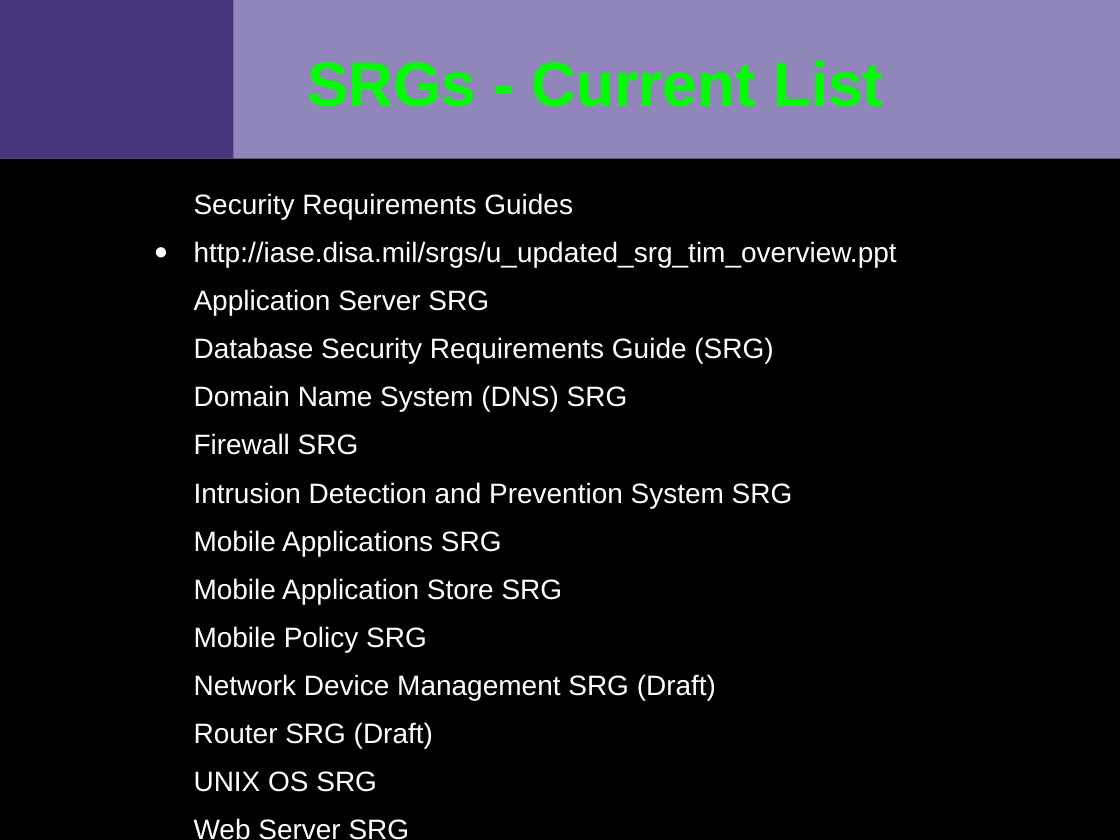
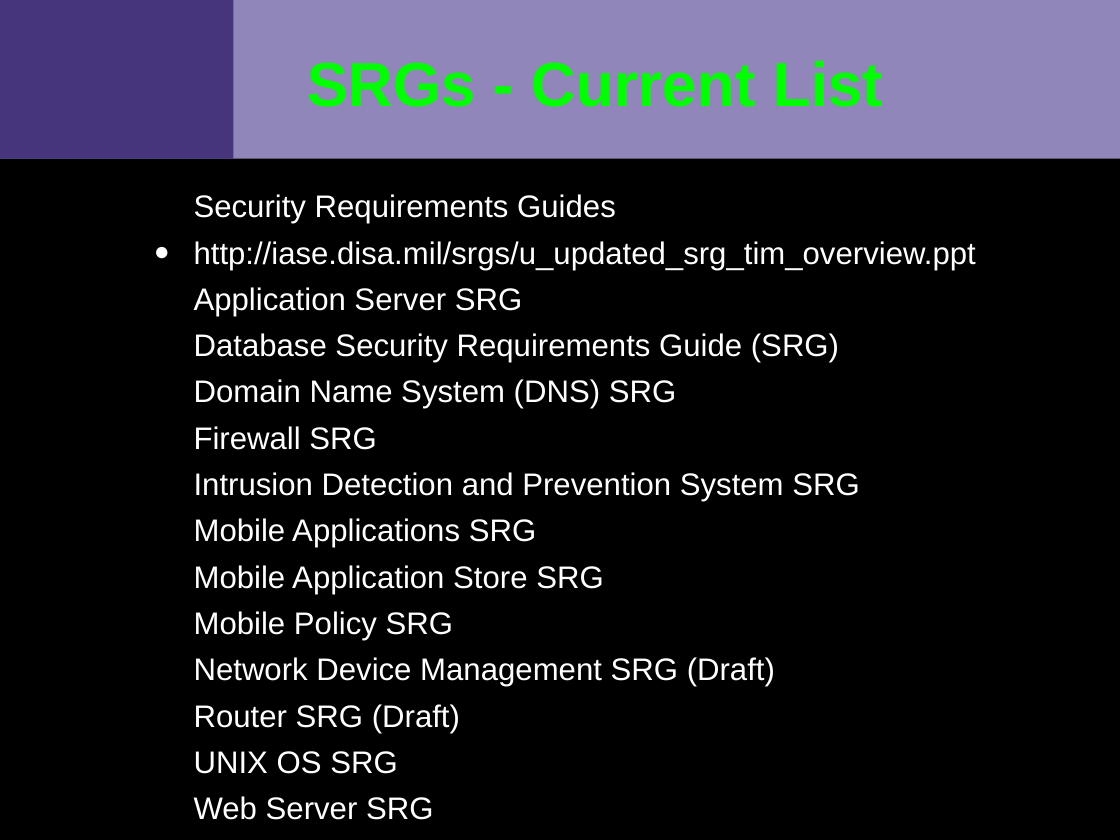
Before and after one commit to VCTLabs/elc2015-presentations, a slide deck: slide 7 of security_IoT/security_assessment_slides.odp. Drawn at 1120x840 pixels with LibreOffice and Linux fonts; fonts in the diff are those of the drawing; background and template pictures are left out. Boxes give left, top, right and bottom in pixels: in the first picture for what was removed or moved away, otherwise in the second. Text is boxed around its words. In the diff, an @@ line names an element or a change of style, - is before the commit and + after.

```diff
--- a/security_IoT/security_assessment_slides.odp
+++ b/security_IoT/security_assessment_slides.odp
@@ text "Security Requirements Guides" at [194,194,976,820]: size 18 to 20 pt; less space between paragraphs @@
```
Also in this commit, not shown: 7 other slides changed, 4 slides added, 2 other files.
